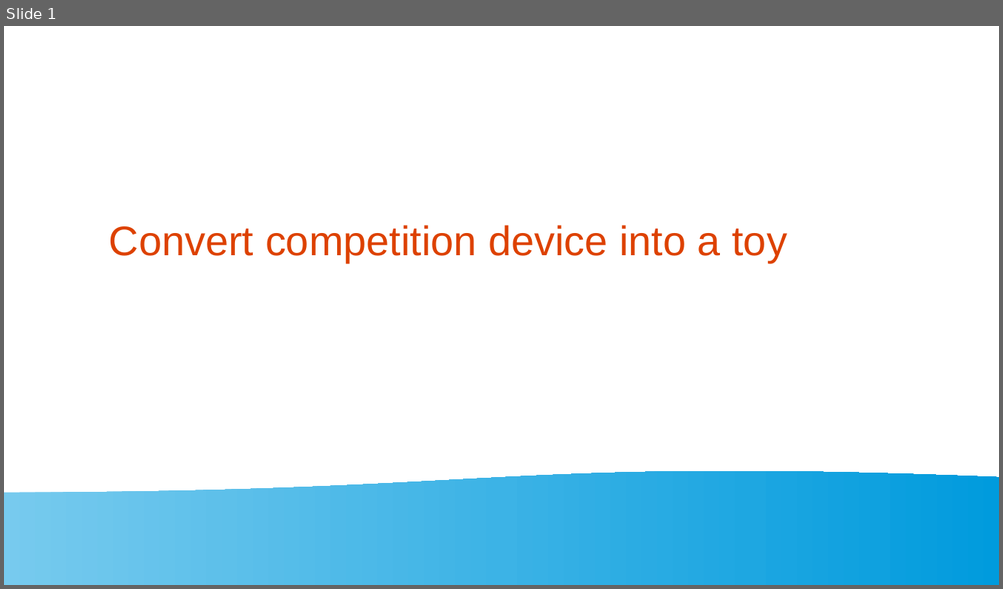
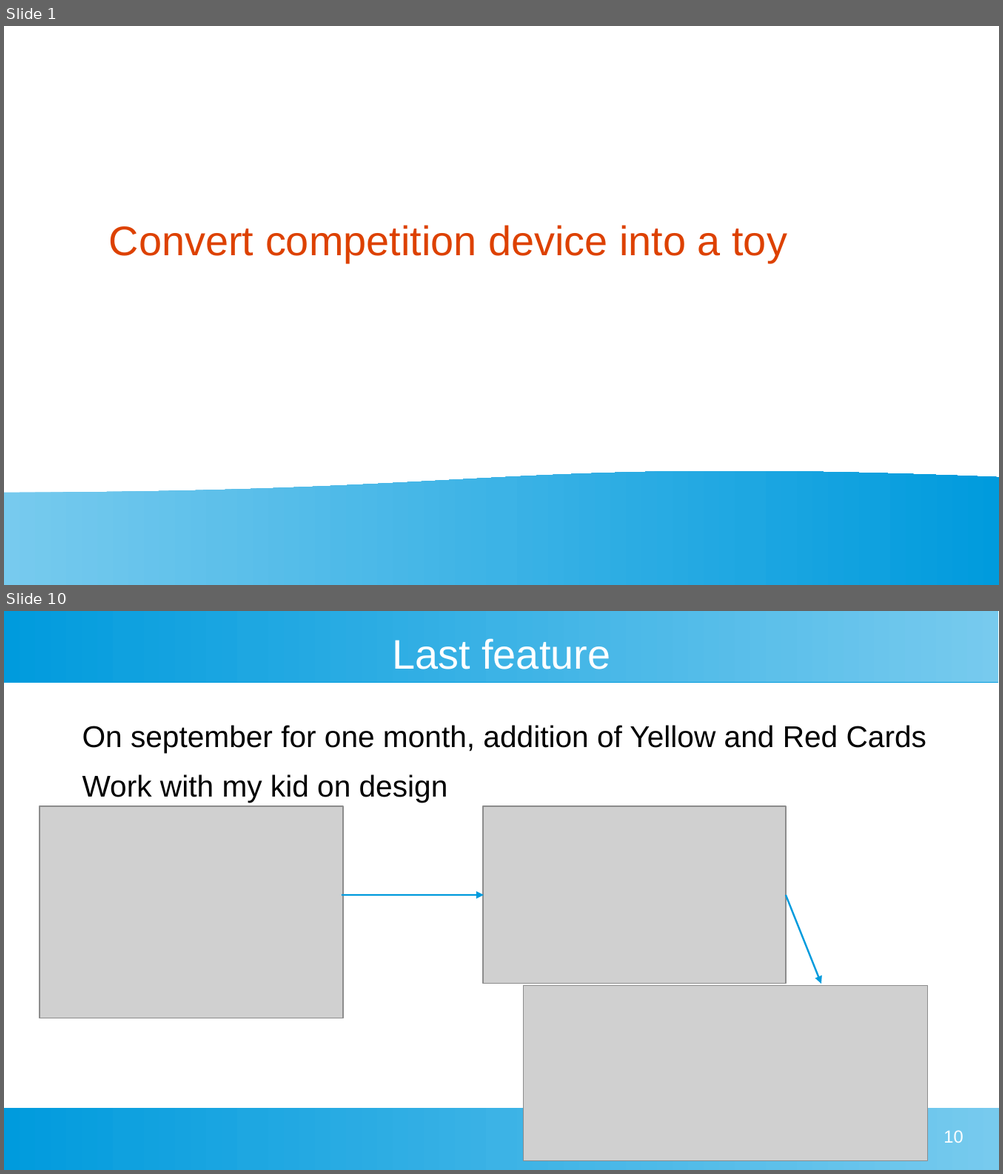
Before and after one commit to jingl3s/nsec-badge-display-other, a slide deck: medias/presentation.odp. Shown one above the other, each under a label of ours: slide 1 before the commit, slides 1 and 10 after it; the slides between them are not shown. The pictures are 1003x589 and 1003x1174 pixels, drawn with LibreOffice and Linux fonts; fonts in the diff are those of the drawing; grey boxes stand for pictures. Boxes give left, top, right and bottom in pixels: in the first picture for what was removed or moved away, otherwise in the second. Text is boxed around its words. In the diff, an @@ line names an element or a change of style, - is before the commit and + after.

```diff
--- a/medias/presentation.odp
+++ b/medias/presentation.odp
@@ slide 10 added at [4, 611, 999, 1170], background #FFFFFF @@
@@ rectangle added at [4, 611, 999, 682], fill gradient #77CAEE to #75C9EE to #73C9ED to #71C8ED to #6FC7ED to #6EC6ED @@
@@ title added at [392, 638, 610, 669], 33 pt, text #FFFFFF @@
+Last feature
@@ text added at [82, 725, 926, 803], 24 pt, text #000000 @@
+On september for one month, addition of Yellow and Red Cards
+Work with my kid on design
@@ picture added at [40, 807, 342, 1019] @@
@@ picture added at [484, 807, 785, 985] @@
@@ arrow added from (341, 895) to (484, 895), #009BDD 1.42 pt @@
@@ arrow added from (785, 895) to (822, 984), #009BDD 1.42 pt @@
@@ picture added at [523, 985, 928, 1162] @@
@@ rectangle added at [4, 1108, 999, 1170], fill gradient #77CAEE to #75C9EE to #73C9ED to #71C8ED to #6FC7ED to #6EC6ED @@
@@ page number added at [943, 1130, 962, 1143], 14 pt, text #FFFFFF @@
+10
```
Also in this commit, not shown: 4 slides changed, 8 other slides added, 3 other files.
